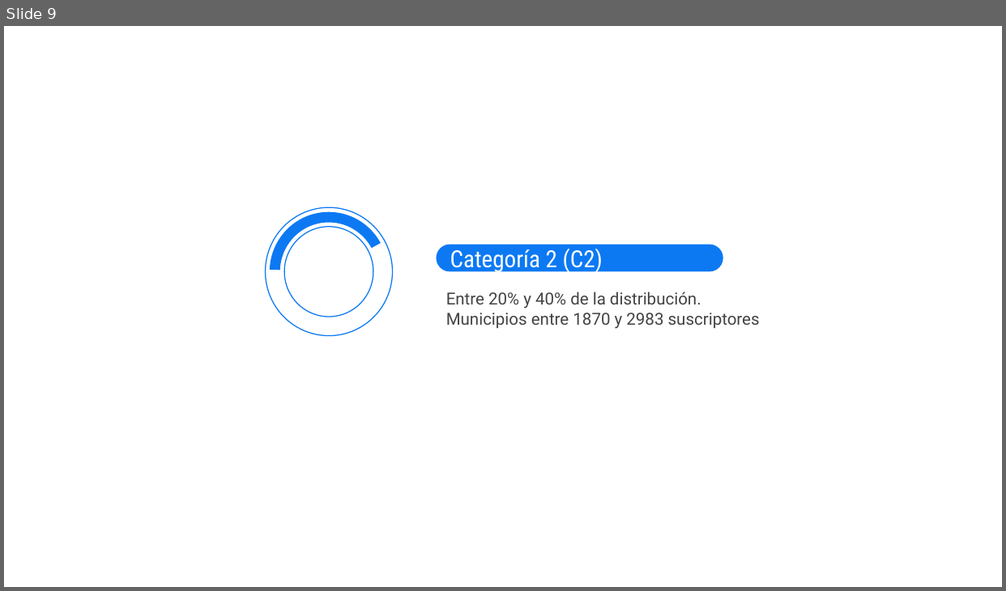
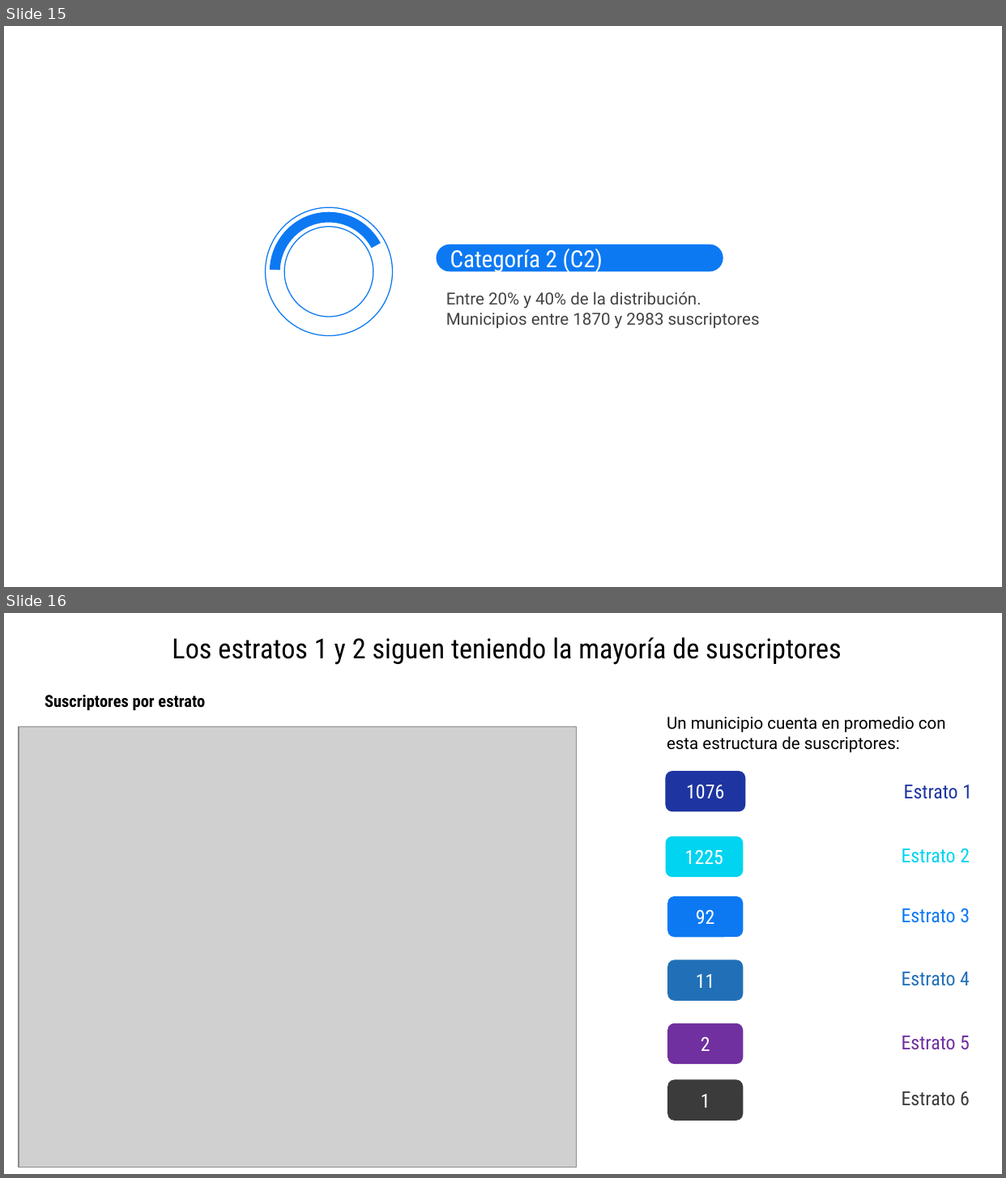
Before and after one commit to jtabordaj/research_eslatina, a slide deck: reporte_estadistico/presentacion/presentacionCategorias/presentation.pptx. Shown one above the other, each under a label of ours: slide 9 before the commit, slides 15 and 16 after it. The pictures are 1006x591 and 1006x1178 pixels, drawn with LibreOffice and Linux fonts; fonts in the diff are those of the drawing; grey boxes stand for pictures. Boxes give left, top, right and bottom in pixels: in the first picture for what was removed or moved away, otherwise in the second. Text is boxed around its words. In the diff, an @@ line names an element or a change of style, - is before the commit and + after.

```diff
--- a/reporte_estadistico/presentacion/presentacionCategorias/presentation.pptx
+++ b/reporte_estadistico/presentacion/presentacionCategorias/presentation.pptx
@@ slide 16 added at bbox=[4, 613, 1002, 1174], background #FFFFFF @@
@@ title added at bbox=[172, 637, 842, 665], 20 pt, text #000000 @@
+Los estratos 1 y 2 siguen teniendo la mayoría de suscriptores
@@ text added at bbox=[44, 695, 205, 711], 12 pt, text #000000, bold @@
+Suscriptores por estrato
@@ picture added at bbox=[19, 726, 577, 1168] @@
@@ text added at bbox=[667, 716, 946, 753], 12 pt, text #000000 @@
+Un municipio cuenta en promedio con esta estructura de suscriptores:
@@ rounded rectangle added at bbox=[666, 771, 745, 811], fill #1E35A1, 14 pt, text #FFFFFF @@
+1076
@@ text added at bbox=[904, 785, 972, 799], 14 pt, text #1E35A1 @@
+Estrato 1
@@ rounded rectangle added at bbox=[666, 837, 744, 877], fill #00D4F0, 14 pt, text #FFFFFF @@
+1225
@@ text added at bbox=[901, 848, 970, 863], 14 pt, text #00D4F0 @@
+Estrato 2
@@ rounded rectangle added at bbox=[667, 897, 744, 937], fill #0C79F3, 14 pt, text #FFFFFF @@
+92
@@ text added at bbox=[901, 908, 970, 923], 14 pt, text #0C79F3 @@
+Estrato 3
@@ rounded rectangle added at bbox=[667, 960, 744, 1001], fill #2170B7, 14 pt, text #FFFFFF @@
+11
@@ text added at bbox=[901, 972, 970, 986], 14 pt, text #2170B7 @@
+Estrato 4
@@ rounded rectangle added at bbox=[667, 1023, 744, 1064], fill #7030A0, 14 pt, text #FFFFFF @@
+2
@@ text added at bbox=[901, 1036, 970, 1050], 14 pt, text #7030A0 @@
+Estrato 5
@@ rounded rectangle added at bbox=[667, 1080, 744, 1121], fill #3C3C3C, 14 pt, text #FFFFFF @@
+1
@@ text added at bbox=[901, 1092, 970, 1106], 14 pt, text #3C3C3C @@
+Estrato 6
@@ what was slide 9 is now slide 15 @@
```
Also in this commit, not shown: 3 slides changed, 18 other slides added, 41 other files.
